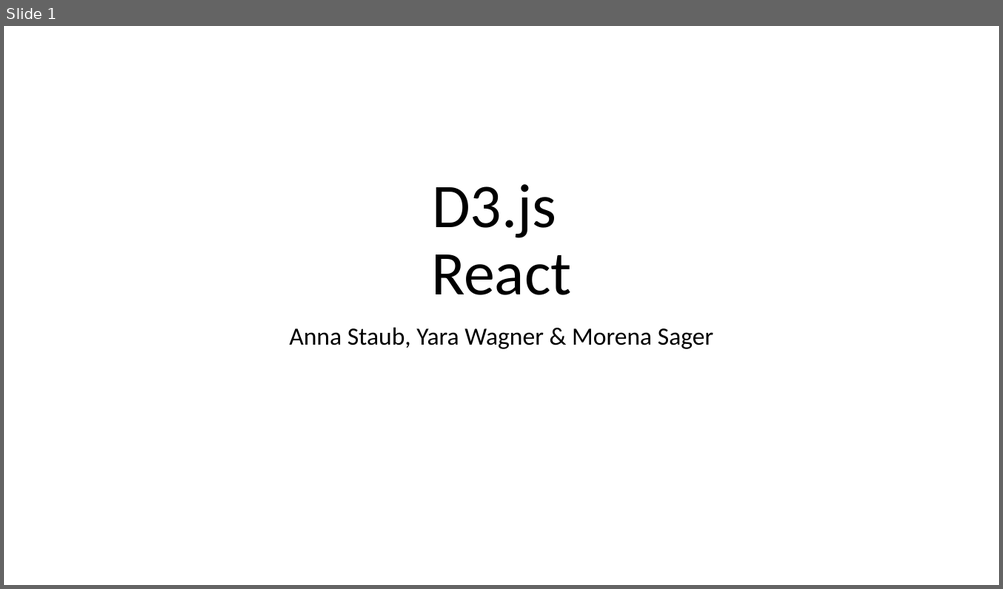
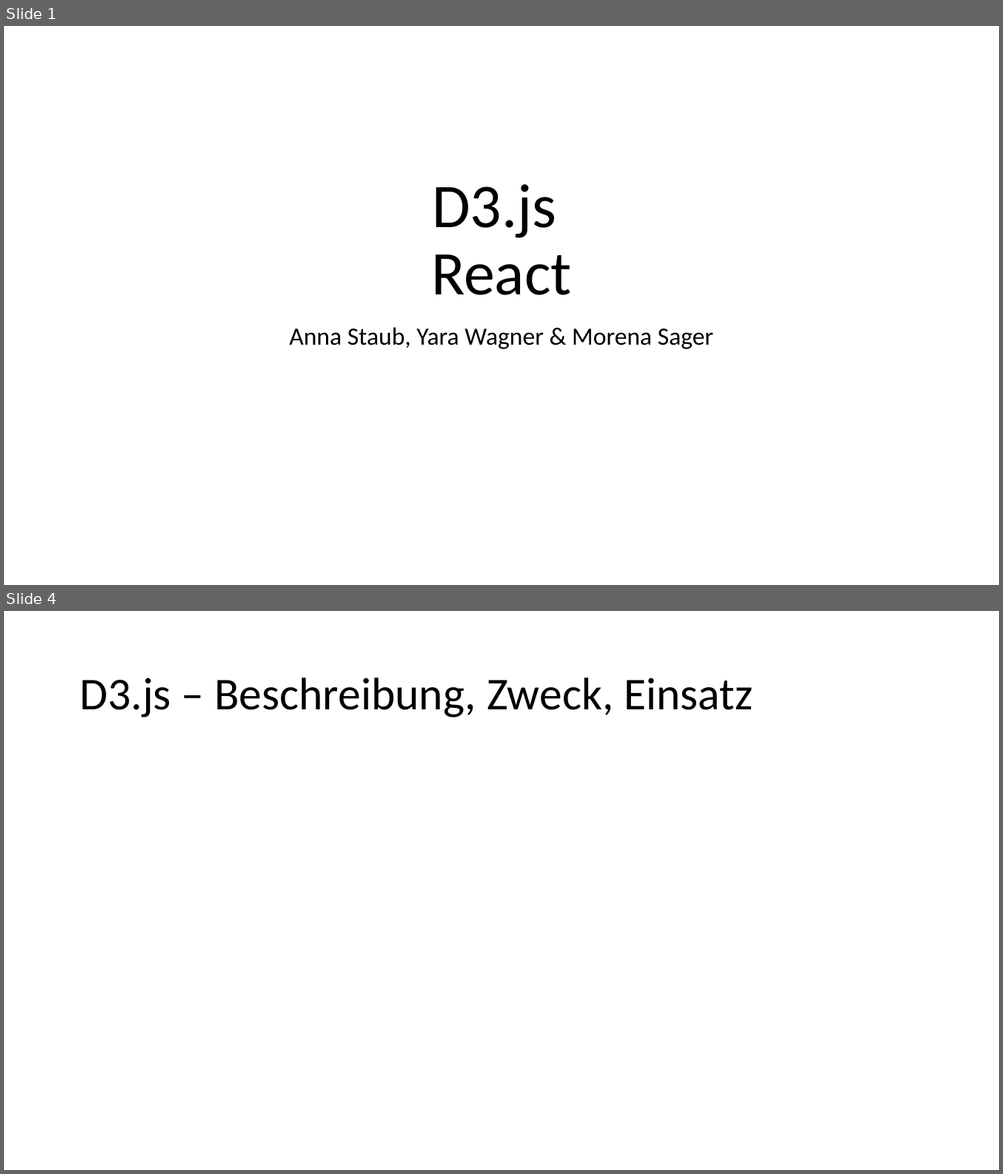
Before and after one commit to anna-staub/leiterlispiel, a slide deck: documents/JavaScript_Libraries/Gruppe_C_Praesentation_JSLibraries.pptx. Shown one above the other, each under a label of ours: slide 1 before the commit, slides 1 and 4 after it; the slides between them are not shown. The pictures are 1003x589 and 1003x1174 pixels, drawn with LibreOffice and Linux fonts; fonts in the diff are those of the drawing. Boxes give left, top, right and bottom in pixels: in the first picture for what was removed or moved away, otherwise in the second. Text is boxed around its words. In the diff, an @@ line names an element or a change of style, - is before the commit and + after.

```diff
--- a/documents/JavaScript_Libraries/Gruppe_C_Praesentation_JSLibraries.pptx
+++ b/documents/JavaScript_Libraries/Gruppe_C_Praesentation_JSLibraries.pptx
@@ slide 4 added at (4, 611, 999, 1170), background #FFFFFF @@
@@ title added at (79, 678, 752, 718), 44 pt, text #000000 @@
+D3.js – Beschreibung, Zweck, Einsatz
```
Also in this commit, not shown: 1 slide changed, 7 other slides added, 3 slides removed, 6 other files.
